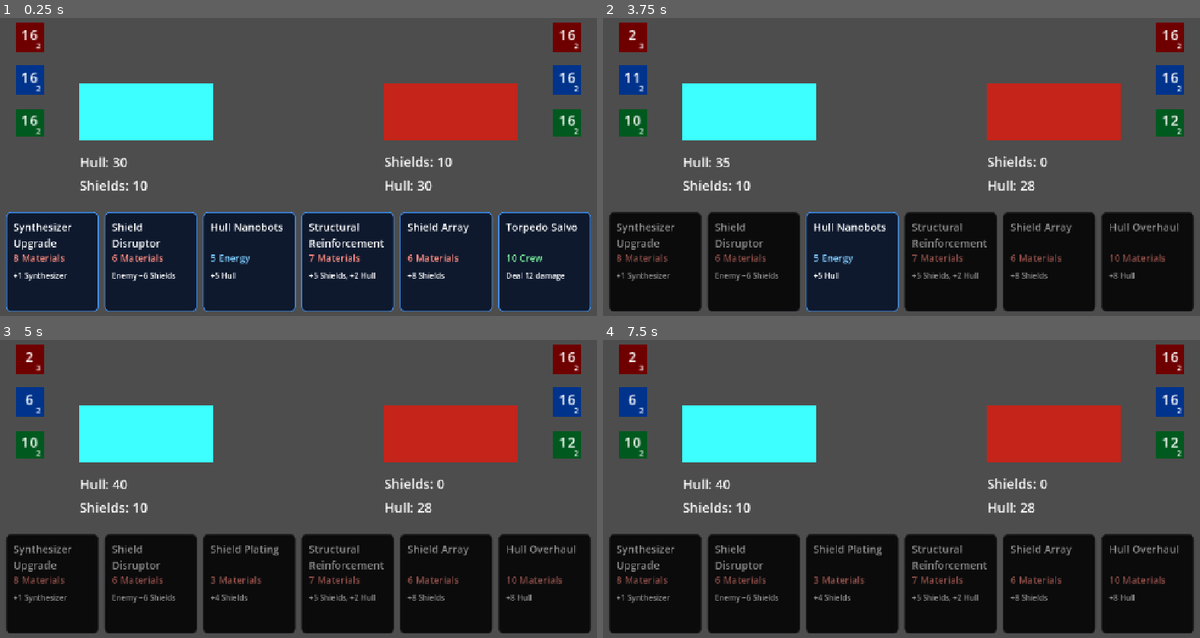
Above: before the commit, frames 1-4 (two rows, left to right).
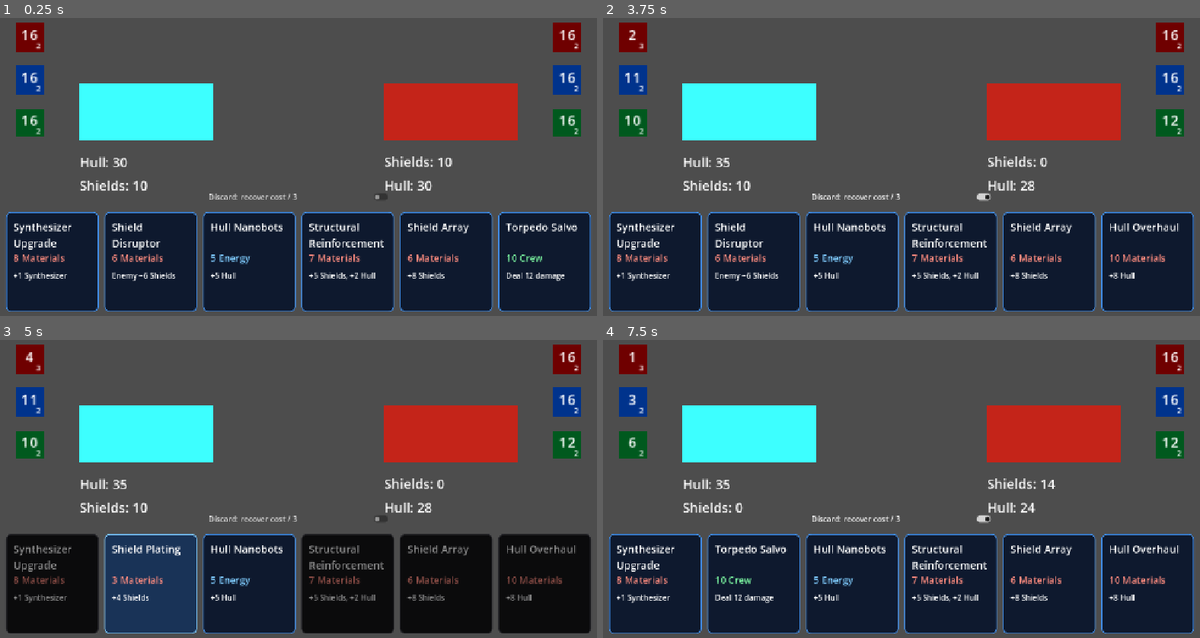
Above: after the commit, the same moments.

Repository: RPGMaster2000/arcospace
Game: Godot game, scene res://scenes/board.tscn
Two runs of this game, one before a commit and one after it. Both use one fixed random seed, a clock stepped at 60 frames per second and the inputs below.
Inputs (mouse positions are in pixels of both pictures, inside the frame that each line leads up to):
- Up to frame 1 (0.25 s): no input
- Up to frame 2 (3.75 s): click "Synthesizer Upgrade" at 0.5 s; click "Crew Capture" at 1.25 s; click "Hull Nanobots" at 2 s; click "Torpedo Salvo" at 2.75 s; click (901, 196) at 3.5 s, where only the run after the commit has a clickable "Discard: recover cost / 3"
- Up to frame 3 (5 s): click "Hull Nanobots" (after the commit: "Shield Disruptor") at 4.25 s
- Up to frame 4 (7.5 s): click (752, 584) at 5 s, where only the run after the commit has a clickable "Shield Plating"; click (752, 584) at 5.75 s, where only the run after the commit has a clickable "Boarding Party"; click (752, 584) at 6.5 s, where only the run after the commit has a clickable "Shield Exchange"; click (901, 518) at 7.25 s, where only the run after the commit has a clickable "Discard: recover cost / 3"

The runs differ from the first frame. In frame 1, 0.2% of the frame differs, in the area x 35-65%, y 58-61%; in frame 2, 26%; in frame 3, 11%; in frame 4, 32%, in the area x 1-99%, y 4-99%.

Commit message:
Add card discard refunds with right-click and touch-friendly toggle

Diff:
--- a/scenes/board.tscn
+++ b/scenes/board.tscn
@@ -344,6 +344,15 @@
 offset_bottom = 700.0
 tooltip_text = "Torpedo Salvo"
 
+[node name="DiscardToggle" type="CheckButton" parent="."]
+layout_mode = 0
+offset_left = 445.0
+offset_top = 437.0
+offset_right = 835.0
+offset_bottom = 480.0
+tooltip_text = "Enable, then click or tap a card. Right-click a card to discard directly."
+text = "Discard: recover cost / 3"
+
 [node name="CardHand" type="Node" parent="."]
 script = ExtResource("3_hand")
 
--- a/scripts/board.gd
+++ b/scripts/board.gd
@@ -63,6 +63,8 @@
 	for slot in range(card_slots.size()):
 		var button: Button = get_node(card_slots[slot])
 		button.pressed.connect(_on_card_pressed.bind(slot))
+		button.discard_requested.connect(_discard_card.bind(slot))
+	$DiscardToggle.toggled.connect(_on_discard_toggled)
 	refresh_display()
 
 
@@ -79,6 +81,9 @@
 
 
 func _on_card_pressed(slot: int) -> void:
+	if $DiscardToggle.button_pressed:
+		_discard_card(slot)
+		return
 	if resolving_card or slot < 0 or slot >= hand.cards.size():
 		return
 	if enemy_hull <= 0 or player_hull <= 0:
@@ -99,6 +104,31 @@
 	# Effekten är klar innan samma plats får sitt nya kort.
 	hand.replace_card(slot)
 	resolving_card = false
+	refresh_display()
+
+
+func _on_discard_toggled(_enabled: bool) -> void:
+	refresh_display()
+
+
+func _discard_card(slot: int) -> void:
+	if resolving_card or slot < 0 or slot >= hand.cards.size():
+		return
+	if enemy_hull <= 0 or player_hull <= 0:
+		return
+	var card: Resource = hand.cards[slot]
+	if card == null:
+		return
+	resolving_card = true
+	# Återvinn en tredjedel avrundat nedåt, utan kostnad eller korteffekt.
+	var resource_key: String = "player_" + card.family
+	var refund: int = int(floor(card.cost / 3.0))
+	set(resource_key, get(resource_key) + refund)
+	extra_action_requested = false
+	hand.replace_card(slot)
+	resolving_card = false
+	# Pekskärmsläget gäller en kassering; högerklick fungerar alltid direkt.
+	$DiscardToggle.set_pressed_no_signal(false)
 	refresh_display()
 
 
@@ -125,6 +155,6 @@
 		var card: Resource = hand.cards[slot]
 		button.card_data = card
 		var playable: bool = card != null and enemy_hull > 0 and player_hull > 0
-		if playable:
+		if playable and not $DiscardToggle.button_pressed:
 			playable = get("player_" + card.family) >= card.cost
 		button.set_playable(playable)
--- a/scripts/card_view.gd
+++ b/scripts/card_view.gd
@@ -1,5 +1,7 @@
 @tool
 extends Button
+
+signal discard_requested
 
 # HUVUDANSVAR: Visa en kortresurs i scenen och under körning.
 # GÖR INTE: Utföra effekter eller dra kort.
@@ -17,6 +19,14 @@
 	refresh_card()
 
 
+func _gui_input(event: InputEvent) -> void:
+	if Engine.is_editor_hint() or card_data == null:
+		return
+	if event is InputEventMouseButton and event.button_index == MOUSE_BUTTON_RIGHT and event.pressed:
+		accept_event()
+		discard_requested.emit()
+
+
 func refresh_card() -> void:
 	if card_data == null:
 		$TitleLabel.text = "Empty slot"
@@ -30,6 +40,7 @@
 	var colors = {"materials": Color(1, 0.55, 0.5), "energy": Color(0.5, 0.8, 1), "crew": Color(0.5, 1, 0.65)}
 	$CostLabel.add_theme_color_override("font_color", colors.get(card_data.family, Color.WHITE))
 	tooltip_text = card_data.card_name + "\n" + card_data.description
+	tooltip_text += "\nRight-click: discard (+%d %s)" % [int(floor(card_data.cost / 3.0)), card_data.family.capitalize()]
 
 
 func set_playable(playable: bool) -> void:
--- /dev/null
+++ b/tests/discard_test.gd
@@ -0,0 +1,72 @@
+extends SceneTree
+const Library = preload("res://scripts/card_library.gd")
+const BoardScene = preload("res://scenes/board.tscn")
+var failures: int = 0
+
+func check(condition: bool, message: String) -> void:
+	if not condition:
+		failures += 1
+		push_error(message)
+
+func _initialize() -> void:
+	call_deferred("run")
+
+func run() -> void:
+	root.size = Vector2i(1280, 720)
+	var board = BoardScene.instantiate()
+	root.add_child(board)
+	var hand = board.get_node("CardHand")
+	for card in Library.CARDS:
+		hand.cards[0] = card
+		board.player_materials = 0
+		board.player_energy = 0
+		board.player_crew = 0
+		var before: Dictionary = board._read_state("player")
+		var enemy_before: Dictionary = board._read_state("enemy")
+		var previous: Array = hand.cards.duplicate()
+		before[card.family] += int(floor(card.cost / 3.0))
+		board.extra_action_requested = true
+		board._discard_card(0)
+		check(board._read_state("player") == before, "Incorrect refund or unwanted effect: " + card.card_name)
+		check(board._read_state("enemy") == enemy_before, "Discard must not affect enemy")
+		check(not board.extra_action_requested, "Discard must not grant play-again")
+		check(hand.cards.size() == 6 and hand.cards[0] != null, "Discard must refill slot")
+		for slot in range(1, 6):
+			check(hand.cards[slot] == previous[slot], "Discard changed another slot")
+		for held in hand.cards:
+			check(hand.cards.count(held) <= 2, "Discard broke copy limit")
+	# Real GUI right-click on an unaffordable, disabled Button.
+	hand.cards[0] = Library.CARDS[19] # Cost 10 Crew -> refund 3.
+	hand.card_pool.assign([Library.CARDS[0], Library.CARDS[1], Library.CARDS[2]])
+	board.player_crew = 0
+	board.refresh_display()
+	var button = board.get_node(board.card_slots[0])
+	check(button.disabled, "Setup must use an unaffordable button")
+	await process_frame
+	await process_frame
+	var event := InputEventMouseButton.new()
+	event.button_index = MOUSE_BUTTON_RIGHT
+	event.pressed = true
+	event.position = button.get_global_rect().get_center()
+	event.global_position = event.position
+	root.push_input(event, true)
+	check(board.player_crew == 3 and hand.cards[0] != Library.CARDS[19], "Right-click must discard unaffordable card")
+	event.pressed = false
+	root.push_input(event, true)
+	check(board.player_crew == 3, "Mouse release must not discard twice")
+	# One-shot discard toggle uses the normal pressed signal (mouse/touch).
+	hand.cards[0] = Library.CARDS[13] # Energy Surge: no effect, refund 1.
+	board.player_energy = 0
+	board.get_node("DiscardToggle").button_pressed = true
+	check(not button.disabled, "Discard mode must enable unaffordable cards")
+	button.pressed.emit()
+	check(board.player_energy == 1, "Toggle discard must refund only")
+	check(not board.get_node("DiscardToggle").button_pressed, "Toggle must reset after one discard")
+	board.enemy_hull = 0
+	var stopped: Array = hand.cards.duplicate()
+	var stopped_state: Dictionary = board._read_state("player")
+	board._discard_card(0)
+	check(hand.cards == stopped and board._read_state("player") == stopped_state, "No discard after Hull reaches zero")
+	board.free()
+	print("Discard checks: %d failures" % failures)
+	quit(1 if failures else 0)
Not shown, changed: docs/card-library.md
